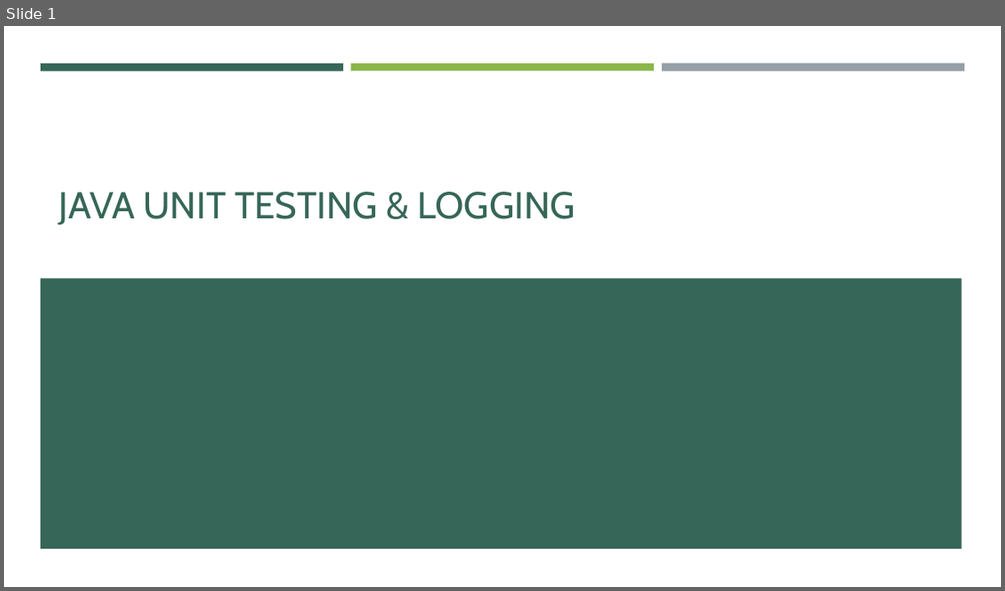
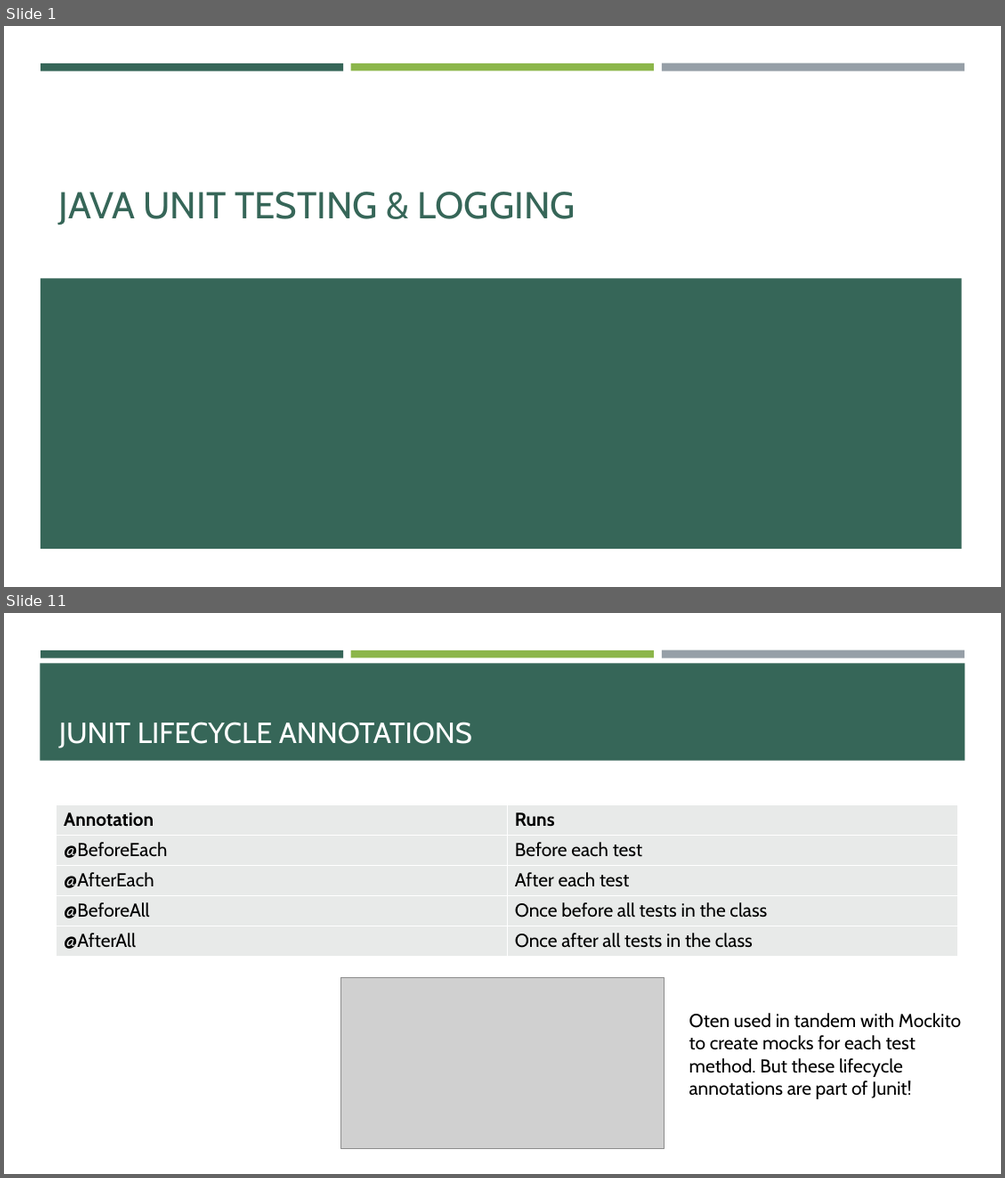
Before and after one commit to e-m-wilson/java-fs, a slide deck: Week_4/Unit_Testing_&_Logging.pptx. Shown one above the other, each under a label of ours: slide 1 before the commit, slides 1 and 11 after it; the slides between them are not shown. The pictures are 1005x591 and 1005x1178 pixels, drawn with LibreOffice and Linux fonts; fonts in the diff are those of the drawing; grey boxes stand for pictures. Boxes give left, top, right and bottom in pixels: in the first picture for what was removed or moved away, otherwise in the second. Text is boxed around its words. In the diff, an @@ line names an element or a change of style, - is before the commit and + after.

```diff
--- a/Week_4/Unit_Testing_&_Logging.pptx
+++ b/Week_4/Unit_Testing_&_Logging.pptx
@@ slide 11 added at [4, 613, 1001, 1174], background #FFFFFF; not listed: 3 template elements that a slide beside it also shows @@
@@ rectangle added at [40, 663, 965, 761], fill #366658 @@
@@ title added at [59, 722, 472, 748], 28 pt, text #FFFFFF @@
+JUNIT LIFECYCLE ANNOTATIONS
@@ table added at [57, 804, 958, 954], 5 rows, 2 columns @@
+Annotation | Runs
+@BeforeEach | Before each test
+@AfterEach | After each test
+@BeforeAll | Once before all tests in the class
+@AfterAll | Once after all tests in the class
@@ picture added at [341, 977, 663, 1149] @@
@@ text added at [689, 1013, 961, 1099], 18 pt, text #000000 @@
+Oten used in tandem with Mockito to create mocks for each test method. But these lifecycle annotations are part of Junit!
```
Also in this commit, not shown: 1 slide changed, 12 other slides added, 10 other files.
